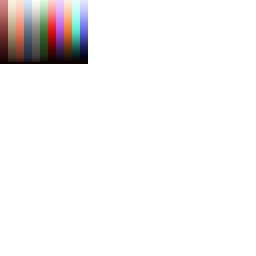
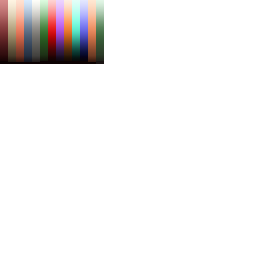
Layers edited between the first and the second 256 × 256 image:
added layer "Gradient Fill 1 copy 13" above "Gradient Fill 1 copy 6" over [96, 0, 104, 64]
added layer "Gradient Fill 1 copy 12" above "Gradient Fill 1 copy 2" over [88, 0, 96, 64]
